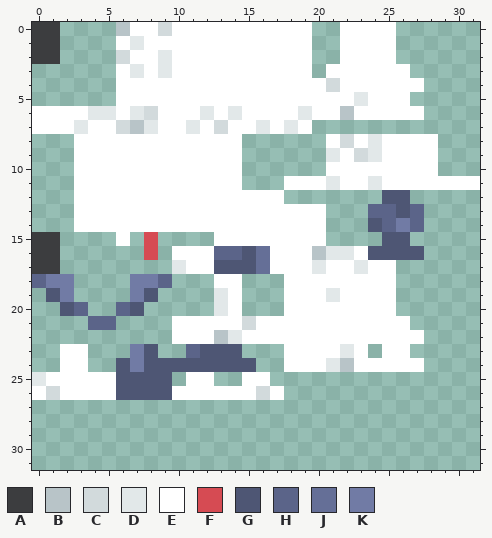
File history of a pixel-art sprite, assets/cobblemon/textures/pokemon/plushies/absol/absol_plushie.png. This is how it looked before the edit.
The file is 32x32 pixels.
Palette (. is transparent): A #3c3d3f  B #b8c4c8  C #d2dadc  D #e2e8e9  E #ffffff  F #d64b53  G #4e5674  H #5b6489  J #656f97  K #717ba5
Pixels before, first column x 0:
 0 AA....BEECEEEEEEEEEE..EEEE......
 1 AA....EDEEEEEEEEEEEE..EEEE......
 2 AA....CEEDEEEEEEEEEE..EEEE......
 3 ......EDEDEEEEEEEEEE.EEEEEE.....
 4 ......EEEEEEEEEEEEEEECEEEEEE....
 5 ......EEEEEEEEEEEEEEEEEDEEE.....
 6 EEEEDDEDCEEEDEDEEEEDEEBEEEEE....
 7 EEEDEECBDEEDECEEDEDE............
 8 ...EEEEEEEEEEEE......ECEDEEEE...
 9 ...EEEEEEEEEEEE......DECDEEEE...
10 ...EEEEEEEEEEEE......EEEEEEEE...
11 ...EEEEEEEEEEEE...EEEDEEDEEEEEEE
12 ...EEEEEEEEEEEEEEE.......GG.....
13 ...EEEEEEEEEEEEEEEEEE...HHGH....
14 ...EEEEEEEEEEEEEEEEEE...GHKH....
15 AA....E.F....EEEEEEEE....GG.....
16 AA......F.EEEHHGJEEEBDDEGGGG....
17 AA........DEEGGGJEEEDEEDEE......
18 HKK....KKH...EE...EEEEEEEE......
19 .GK....KG....DE...EEEDEEEE......
20 ..GH..HG.....DE...EEEEEEEE......
21 ....HH....EEEEECEEEEEEEEEEE.....
22 ..........EEEBDEEEEEEEEEEEEE....
23 ..EE...KG..HGGG...EEEEDE.EE.....
24 ..EE..GKGGGGGGGG..EEEDBEEEEE....
25 DEEEEEGGGG.EE..EE...............
26 ECEEEEGGGGEEEEEECE..............
Once edited:
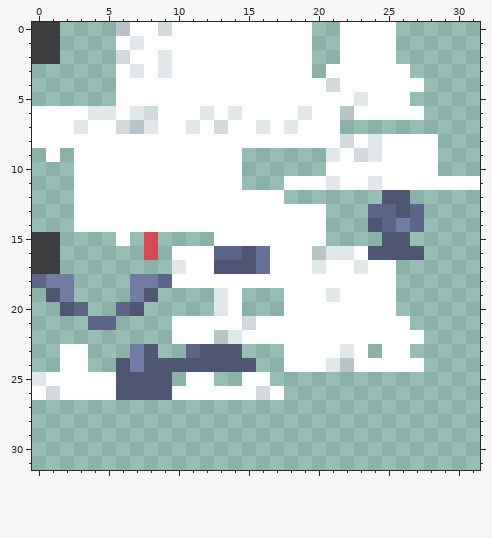
Change:
Colour E is added in row 7 at x 20 to 21; in row 8 at x 0 to 2 and 15 to 20; in row 9 at x 1; in row 18 at x 10 to 12 and 15 to 17.
Pixel boxes of the changes (left, top, right, bottom) in both pictures:
added: (242, 120, 340, 148)
added: (32, 134, 74, 162)
added: (172, 274, 284, 288)
